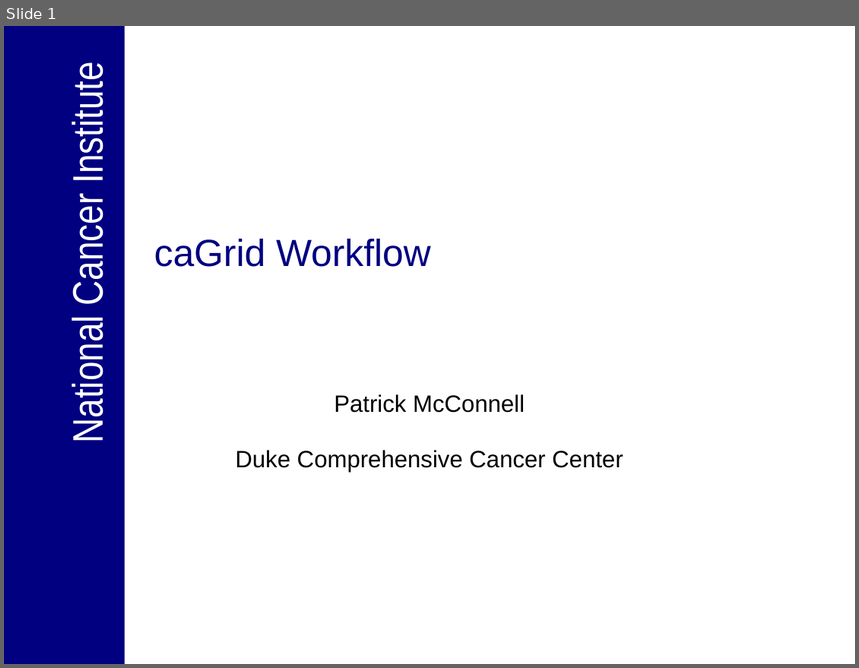
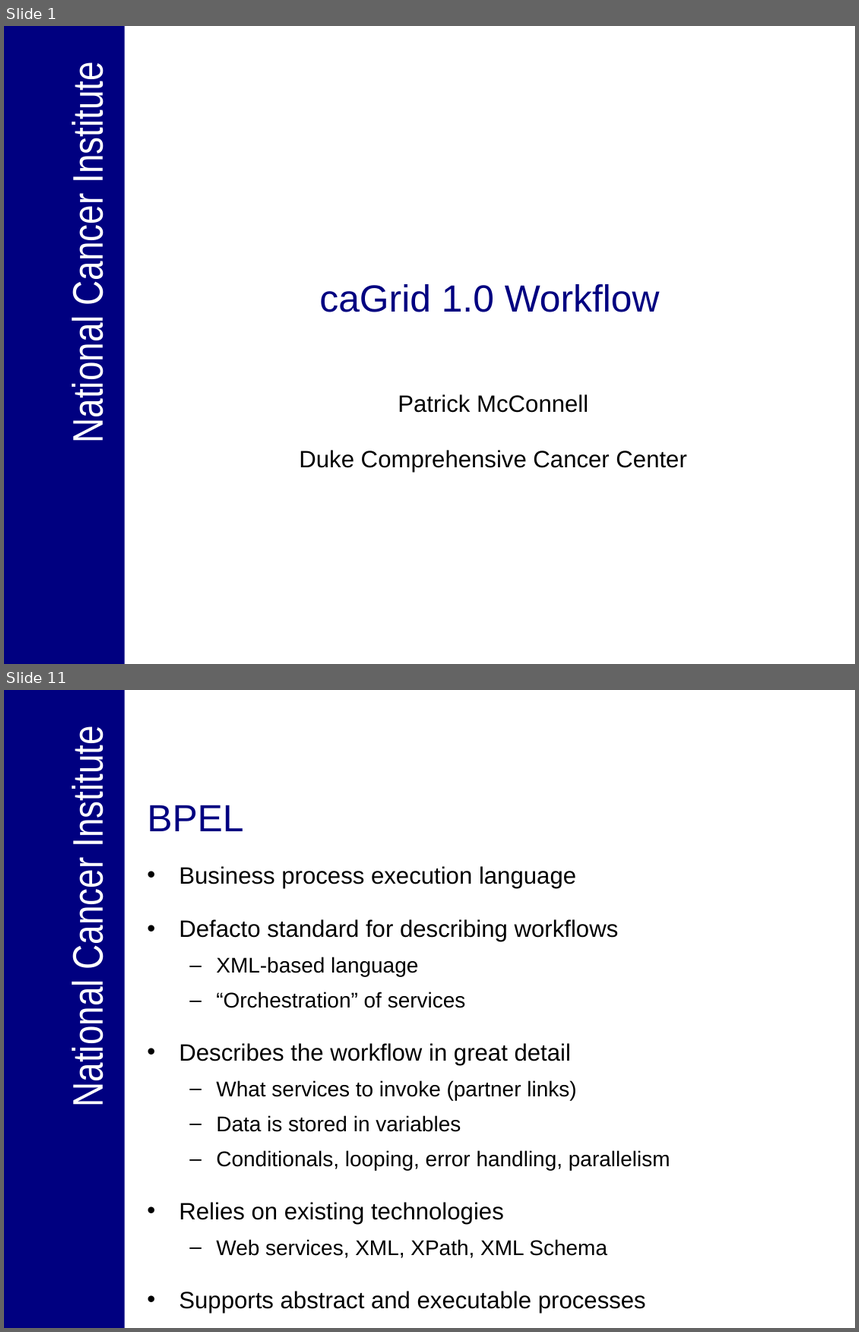
Before and after one commit to NCIP/cagrid-portal, a slide deck: cagrid-1-0/Documentation/presentations/20060918_ICR/workflow_icr_f2f_2006_09_18.ppt. Shown one above the other, each under a label of ours: slide 1 before the commit, slides 1 and 11 after it; the slides between them are not shown. The pictures are 859x668 and 859x1332 pixels, drawn with LibreOffice and Linux fonts; fonts in the diff are those of the drawing; background and template pictures are left out. Boxes give left, top, right and bottom in pixels: in the first picture for what was removed or moved away, otherwise in the second. Text is boxed around its words. In the diff, an @@ line names an element or a change of style, - is before the commit and + after.

```diff
--- a/cagrid-1-0/Documentation/presentations/20060918_ICR/workflow_icr_f2f_2006_09_18.ppt
+++ b/cagrid-1-0/Documentation/presentations/20060918_ICR/workflow_icr_f2f_2006_09_18.ppt
@@ slide 11 added at [4,690,855,1328], background #FFFFFF; not listed: 2 template elements that a slide beside it also shows @@
@@ title added at [147,805,243,831], 32 pt, text #000080 @@
+BPEL
@@ text added at [179,866,671,1313], 18 pt, text #000000 @@
+• Business process execution language
+• Defacto standard for describing workflows
+  – XML-based language
+  – “Orchestration” of services
+• Describes the workflow in great detail
+  – What services to invoke (partner links)
+  – Data is stored in variables
+  – Conditionals, looping, error handling, parallelism
+• Relies on existing technologies
+  – Web services, XML, XPath, XML Schema
+• Supports abstract and executable processes
@@ slide 1 changed as well @@
@@ title at [319,284,660,313]: text changed @@
-caGrid Workflow
+caGrid 1.0 Workflow
@@ subtitle "Patrick McConnell": place and size @@
-subtitle "Patrick McConnell" at [235,395,623,472]
+subtitle "Patrick McConnell" at [299,395,686,472]
```
Also in this commit, not shown: 1 other slide changed, 25 other slides added.
